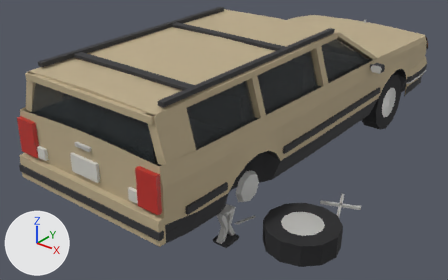
What one commit did to the glTF model assets/models/broken-car.glb.
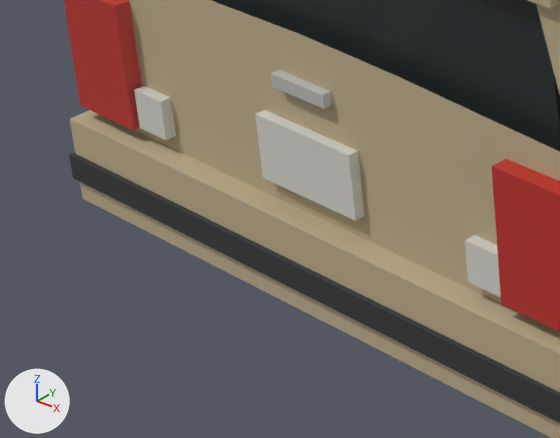
There are two pictures of each version: one whole from a 50 mm camera at (3.58, -5.16, 3.13) aimed at (-0.09, -0.58, 0.29), one close up on the part from 0% to 34% of the width and 44% to 87% of the height. The axes (+X, +Y, +Z) are drawn at lower left. The lights are the same throughout. The last two pictures show the newer version. Vertices at exactly the same position are counted once.

Objects in the first close-up: 'BrokenCar', 'BrokenCarGlass'.
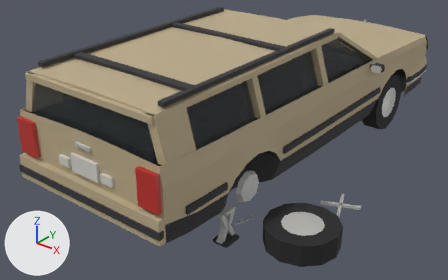
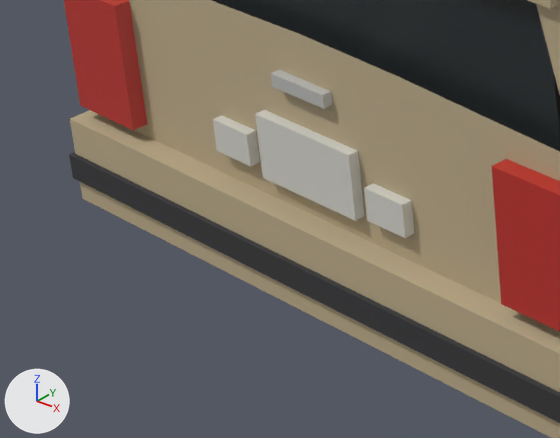
Location of each change, (x1, y1, x2, y2) in pixels of the close-ups (560 x 438 px; the box of a moved part takes in the faces that stretch with it):
part 1 of me_brokencar, moved or reshaped
    before: (465, 235, 501, 297)
    after: (364, 183, 414, 238)
part 2 of me_brokencar, moved or reshaped
    before: (134, 86, 176, 140)
    after: (213, 115, 260, 166)

Diff of the bpy script that builds the scene:
```diff
--- a/assets/models/broken-car.glb.py
+++ b/assets/models/broken-car.glb.py
@@ me_brokencar @@
 me_brokencar.from_pydata(...)  # 1386 vertices, 2448 faces; spans x -1.02..1.67, y -2.51..2.56, z 0.0..1.46
 # used by ob_brokencar; location = (0.0, 0.0, 0.0)
+# me_brokencar part 1: the loose piece of 8 vertices spanning x 0.5..0.61, y -2.47..-2.42, z 0.68..0.78 is scaled about its middle by (1.2, 0.958, 0.8), then moved by (-0.3, 0.0, 0.03)
+# me_brokencar part 2: the loose piece of 8 vertices spanning x -0.61..-0.5, y -2.47..-2.42, z 0.68..0.78 is scaled about its middle by (1.2, 0.958, 0.8), then moved by (0.3, 0.0, 0.03)
 me_brokencar.materials.append(mat_cartrim)
```
